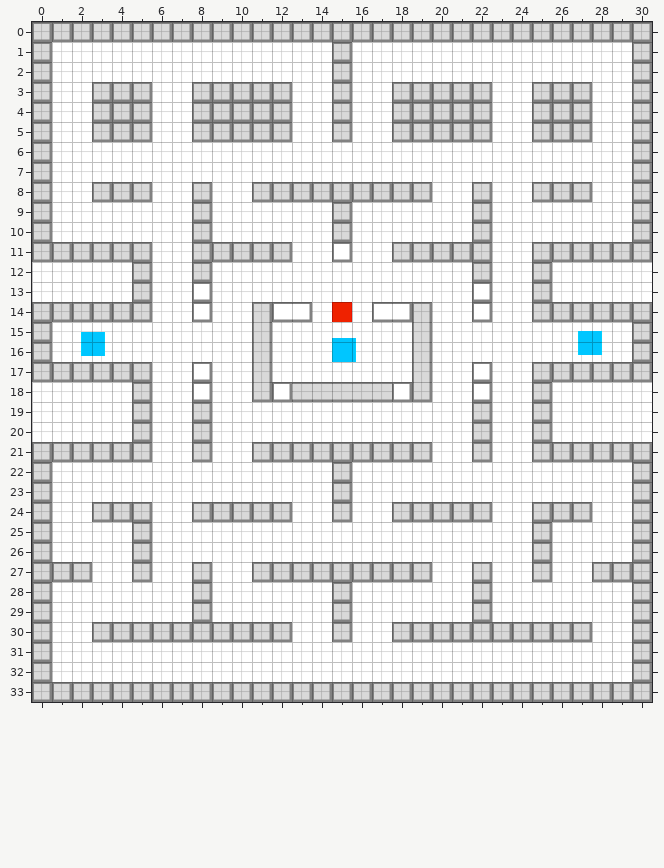
Tiled map (JSON): src/resources/tilemaps/pacman.json. That is the earlier state.
Cells are 25x25 px. Shown: x 0..30, y 0..33.
After the commit:
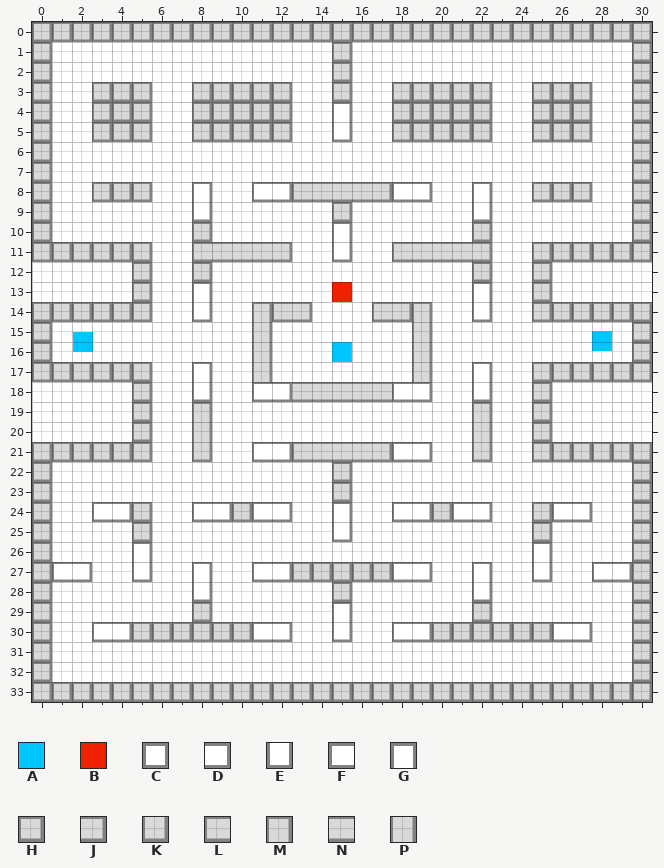
Key: from "tiles_25": A 1, B 2; from "wall-tiles": C 0, D 1, E 2, F 3, G 4, H 16, J 17, K 18, L 19, M 20, N 21, P 22.
_ is an empty cell.
Objects are placed by their top-left corner, in cells (3,4 is the top-left corner of cell 3,4); size is 1x1 cell unless given.
See-through tiles are keyed as they look on the map.
Commit: Tweaking pacman map for testing with multiple lights
From old to new:
Layer "walls":
Tile C gives way to tile D in row 18 at x 12.
Tile H gives way to tile D in row 8 at x 12 and 19; in row 21 at x 12 and 19; in row 24 at x 4, 9, 12, 19, 22 and 27; in row 27 at x 2, 12, 19 and 29; in row 30 at x 4, 12, 19 and 27.
Tile K gives way to tile D in row 18 at x 19.
Tile C gives way to tile E in row 11 at x 15; in row 14 at x 8 and 22; in row 18 at x 8 and 22.
Tile H gives way to tile E in row 5 at x 15; in row 9 at x 8 and 22; in row 27 at x 5 and 25; in row 28 at x 8 and 22; in row 30 at x 15.
The edit adds tile E in row 25 at x 15.
Tile C gives way to tile F in row 18 at x 18.
Tile H gives way to tile F in row 8 at x 11 and 18; in row 21 at x 11 and 18; in row 24 at x 3, 8, 11, 18, 21 and 26; in row 27 at x 1, 11, 18 and 28; in row 30 at x 3, 11, 18 and 26.
Tile K gives way to tile F in row 18 at x 11.
Tile C gives way to tile G in row 13 at x 8 and 22; in row 17 at x 8 and 22.
Tile H gives way to tile G in row 4 at x 15; in row 8 at x 8 and 22; in row 10 at x 15; in row 24 at x 15; in row 26 at x 5 and 25; in row 27 at x 8 and 22.
Tile H gives way to tile G in row 29 at x 15.
Tile D gives way to tile J in row 14 at x 13 and 18.
Tile H gives way to tile J in row 8 at x 17; in row 11 at x 12 and 22; in row 21 at x 17.
Tile H gives way to tile K in row 21 at x 8 and 22.
Tile F gives way to tile L in row 14 at x 12 and 17.
Tile H gives way to tile L in row 8 at x 13; in row 11 at x 8 and 18; in row 21 at x 13.
Tile H gives way to tile M in row 19 at x 8 and 22.
Tile H gives way to tile N in row 8 at x 14 to 16; in row 11 at x 9 to 11 and 19 to 21; in row 21 at x 14 to 16.
Tile H gives way to tile P in row 20 at x 8 and 22.
Layer "player":
Object B at 15,14 becomes B at 15,13.
Layer "lights":
Object A "light" at 27.3,15.4 size 1.2x1.2 becomes A "light" at 28,15.4.
Object A "light" at 2.4,15.5 size 1.2x1.2 becomes A "light" at 2,15.5.
